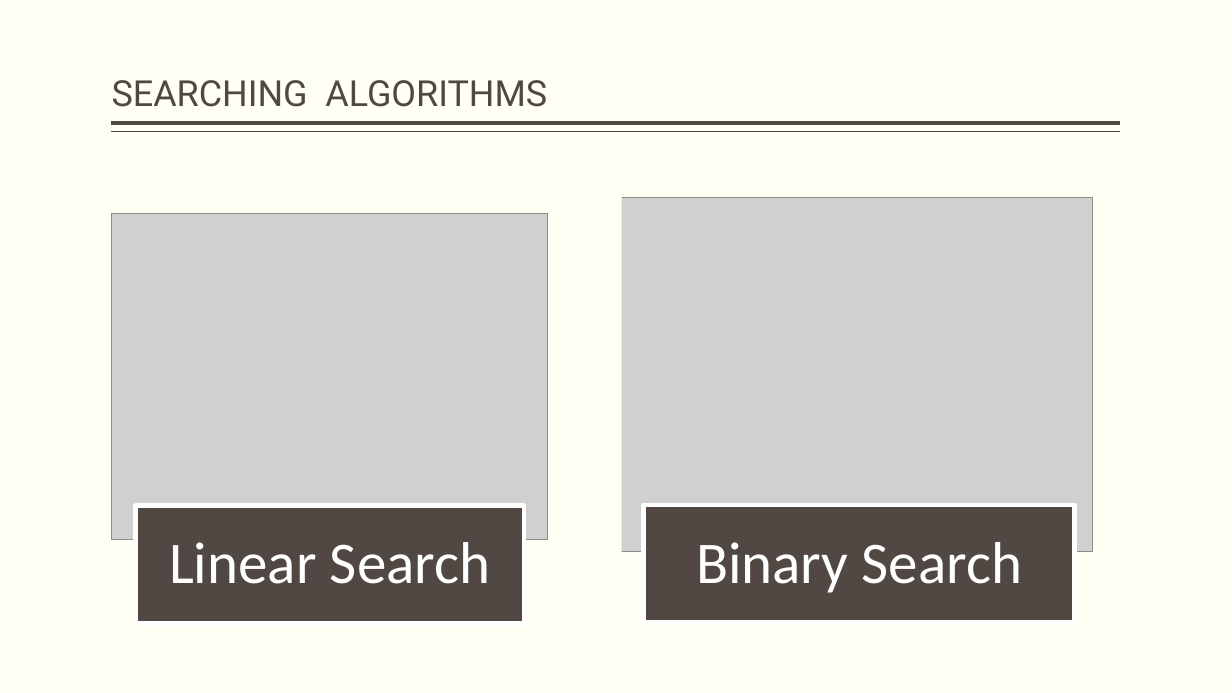
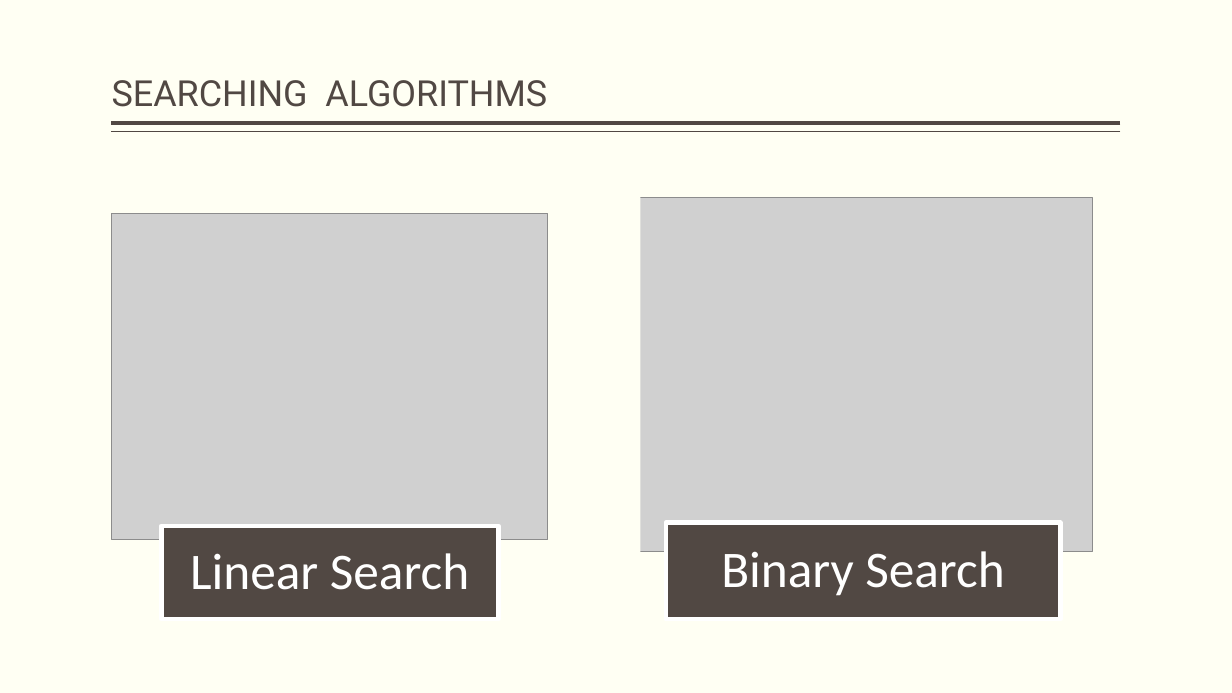
Before and after one commit to chiraqL/Library-Manager, a slide deck: slide 10 of E-Library.pptx. Drawn at 1232x693 pixels with LibreOffice and Linux fonts; fonts in the diff are those of the drawing; grey boxes stand for pictures. Boxes give left, top, right and bottom in pixels: in the first picture for what was removed or moved away, otherwise in the second. Text is boxed around its words. In the diff, an @@ line names an element or a change of style, - is before the commit and + after.

Commit message:
ppt changes

```diff
--- a/E-Library.pptx
+++ b/E-Library.pptx
@@ rectangle: place and size @@
-rectangle at <box>589,183,622,604</box>
+rectangle at <box>607,189,640,610</box>
@@ text "Linear Search" at <box>190,553,469,590</box>: size 46 to 40 pt @@
@@ text "Linear Search": place and size @@
-text "Linear Search" at <box>169,542,490,584</box>
+text "Linear Search" at <box>190,553,469,590</box>
@@ rectangle: place and size @@
-rectangle at <box>136,506,524,623</box>
+rectangle at <box>162,526,499,619</box>
@@ text "Binary Search": place and size @@
-text "Binary Search" at <box>696,542,1022,593</box>
+text "Binary Search" at <box>721,551,1004,596</box>
@@ text "Binary Search" at <box>721,551,1004,596</box>: size 46 to 40 pt @@
@@ rectangle: place and size @@
-rectangle at <box>643,506,1075,623</box>
+rectangle at <box>666,523,1061,619</box>
```
Also in this commit, not shown: 1 other slide changed.
